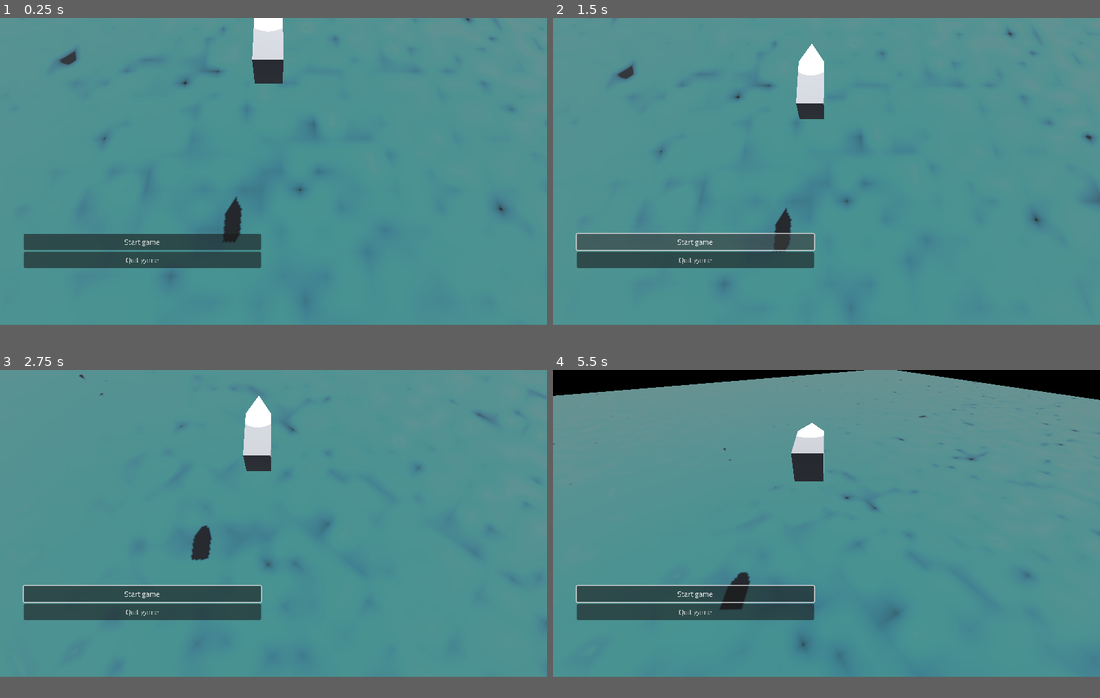
Above: before the commit, frames 1-4 (two rows, left to right).
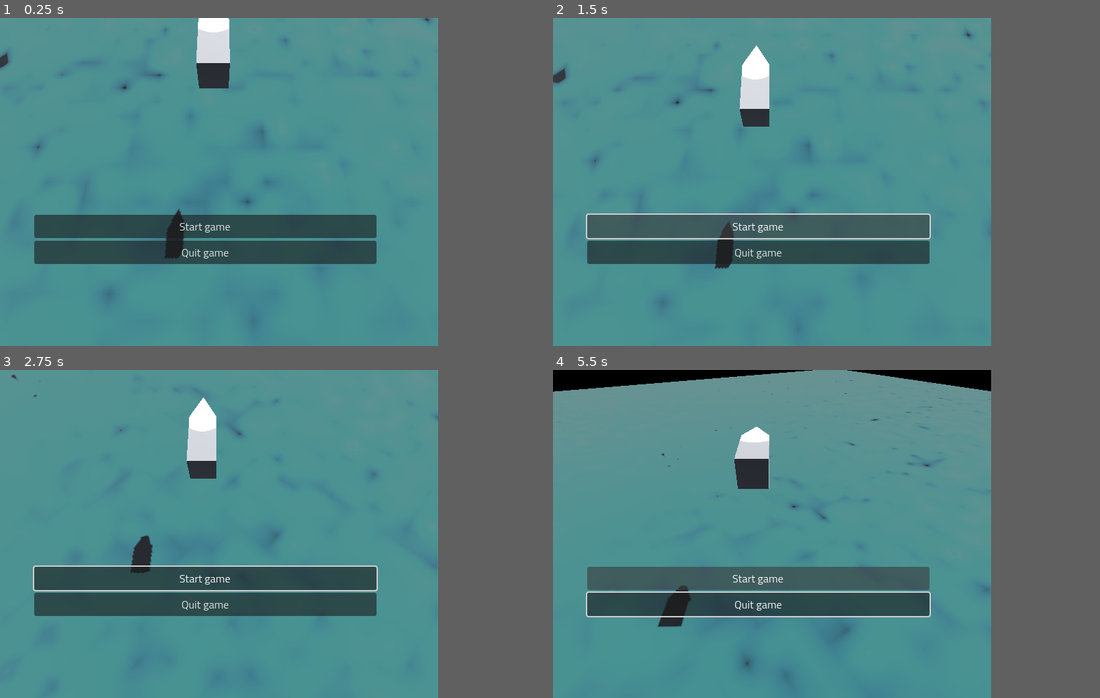
Above: after the commit, the same moments.

Repository: qkas/FGJ2025
Game: Godot game, scene res://scenes/sea/game.tscn
The game is run twice, just before and just after one commit, with the same random seed, the same clock (stepped at 60 frames per second) and the same inputs.
Inputs (mouse positions are in pixels of both pictures, inside the frame that each line leads up to):
- Up to frame 1 (0.25 s): no input
- Up to frame 2 (1.5 s): click "Start game" at 0.5 s; click "Start game" at 1.25 s
- Up to frame 3 (2.75 s): tap Enter at 2 s; move the mouse to (393, 507) at 2.02 s; hold D (right) from 2.03 s (still down); hold C from 2.03 s (still down); click (393, 507) at 2.17 s
- Up to frame 4 (5.5 s): release D (right) at 2.75 s; release C at 2.75 s; drag from (717, 537) to (799, 583) at 2.77 s; move the mouse to (881, 455) at 3.52 s; hold D (right) 3.53-4.25 s; hold C 3.53-4.25 s; drag from (799, 583) to (662, 478) at 4.27 s; move the mouse to (990, 570) at 5.02 s; hold A (left) from 5.03 s (still down); hold C from 5.03 s (still down)
In our replay, the window is 799x449 before the commit and 640x480 after it. These sizes can differ from the game's own. Grey fills any space a smaller window leaves; there, only what the larger window draws over its background counts as a difference.

The runs differ from the first frame. In frame 1, 10% of the frame differs, in the area x 0-94%, y 0-94%; in frame 2, 10%; in frame 3, 10%; in frame 4, 29%, in the area x 0-100%, y 0-96%.

Commit message:
Updated resolution

Diff:
--- a/project.godot
+++ b/project.godot
@@ -17,6 +17,8 @@
 
 [display]
 
+window/size/viewport_width=640
+window/size/viewport_height=480
 window/size/mode=4
 
 [input]
